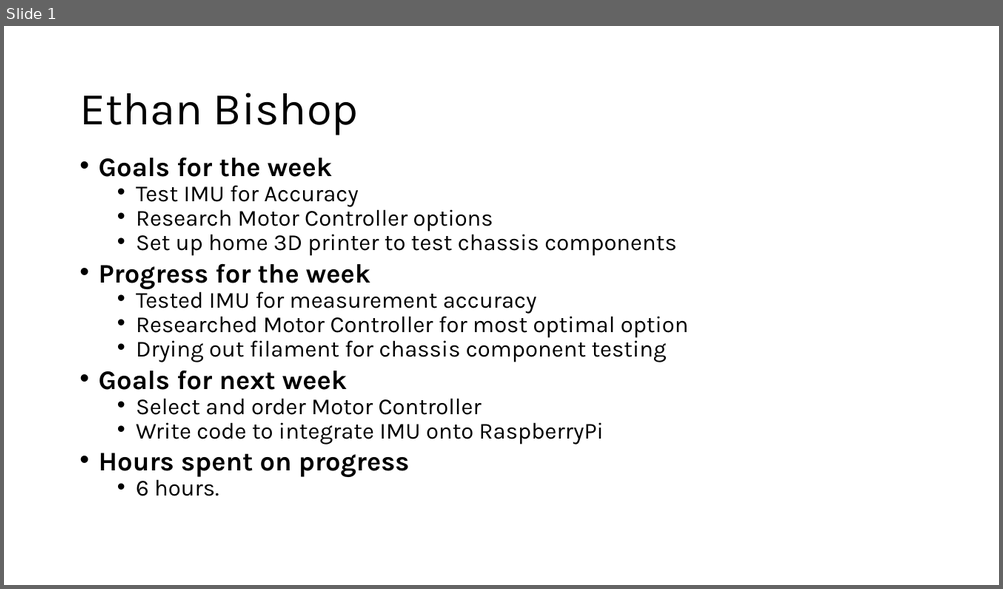
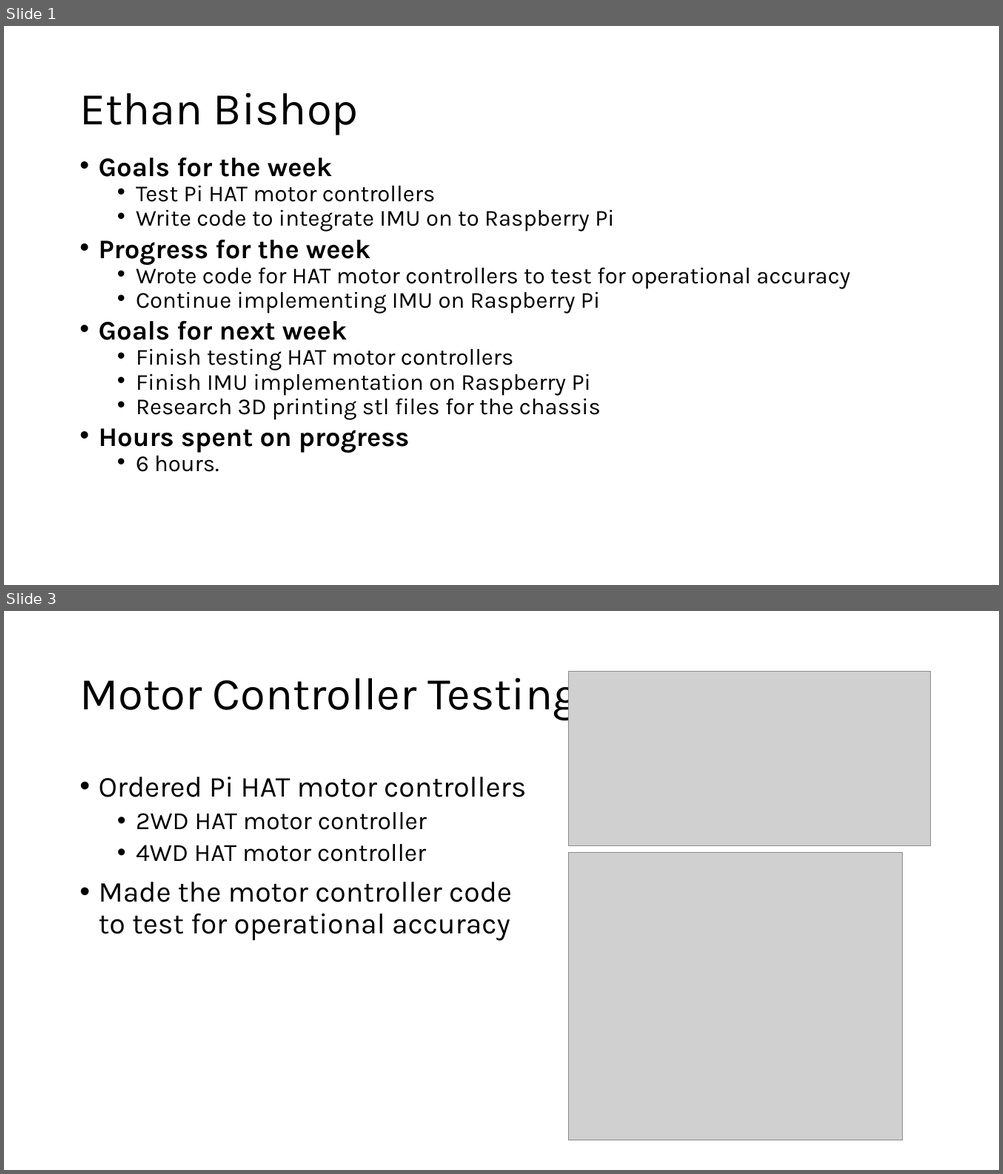
Before and after one commit to EthanWellsSr/Self-Driving-RC-Car, a slide deck: Weekly Reports/slides/3-ethan-bishop.pptx. Shown one above the other, each under a label of ours: slide 1 before the commit, slides 1 and 3 after it; the slides between them are not shown. The pictures are 1003x589 and 1003x1174 pixels, drawn with LibreOffice and Linux fonts; fonts in the diff are those of the drawing; grey boxes stand for pictures. Boxes give left, top, right and bottom in pixels: in the first picture for what was removed or moved away, otherwise in the second. Text is boxed around its words. In the diff, an @@ line names an element or a change of style, - is before the commit and + after.

```diff
--- a/Weekly Reports/slides/3-ethan-bishop.pptx
+++ b/Weekly Reports/slides/3-ethan-bishop.pptx
@@ slide 3 added at box(4, 611, 999, 1170), background #FFFFFF @@
@@ title added at box(79, 671, 578, 721), 44 pt, text #000000 @@
+Motor Controller Testing
@@ picture added at box(568, 672, 930, 846) @@
@@ text added at box(99, 777, 526, 941), 28 pt, text #000000 @@
+• Ordered Pi HAT motor controllers
+  • 2WD HAT motor controller
+  • 4WD HAT motor controller
+• Made the motor controller code to test for operational accuracy
@@ picture added at box(568, 853, 902, 1141) @@
@@ slide 1 changed as well @@
@@ text at box(136, 185, 614, 232): text changed @@
-  • Test IMU for Accuracy
-  • Research Motor Controller options
-  • Set up home 3D printer to test chassis components
+  • Test Pi HAT motor controllers
+  • Write code to integrate IMU on to Raspberry Pi
@@ text at box(136, 263, 850, 313): text changed @@
-  • Tested IMU for measurement accuracy
-  • Researched Motor Controller for most optimal option
-  • Drying out filament for chassis component testing
+  • Wrote code for HAT motor controllers to test for operational accuracy
+  • Continue implementing IMU on Raspberry Pi
@@ text at box(136, 349, 600, 420): text changed @@
-  • Select and order Motor Controller
-  • Write code to integrate IMU onto RaspberryPi
+  • Finish testing HAT motor controllers
+  • Finish IMU implementation on Raspberry Pi
+  • Research 3D printing stl files for the chassis
```
Also in this commit, not shown: 1 other slide added.
